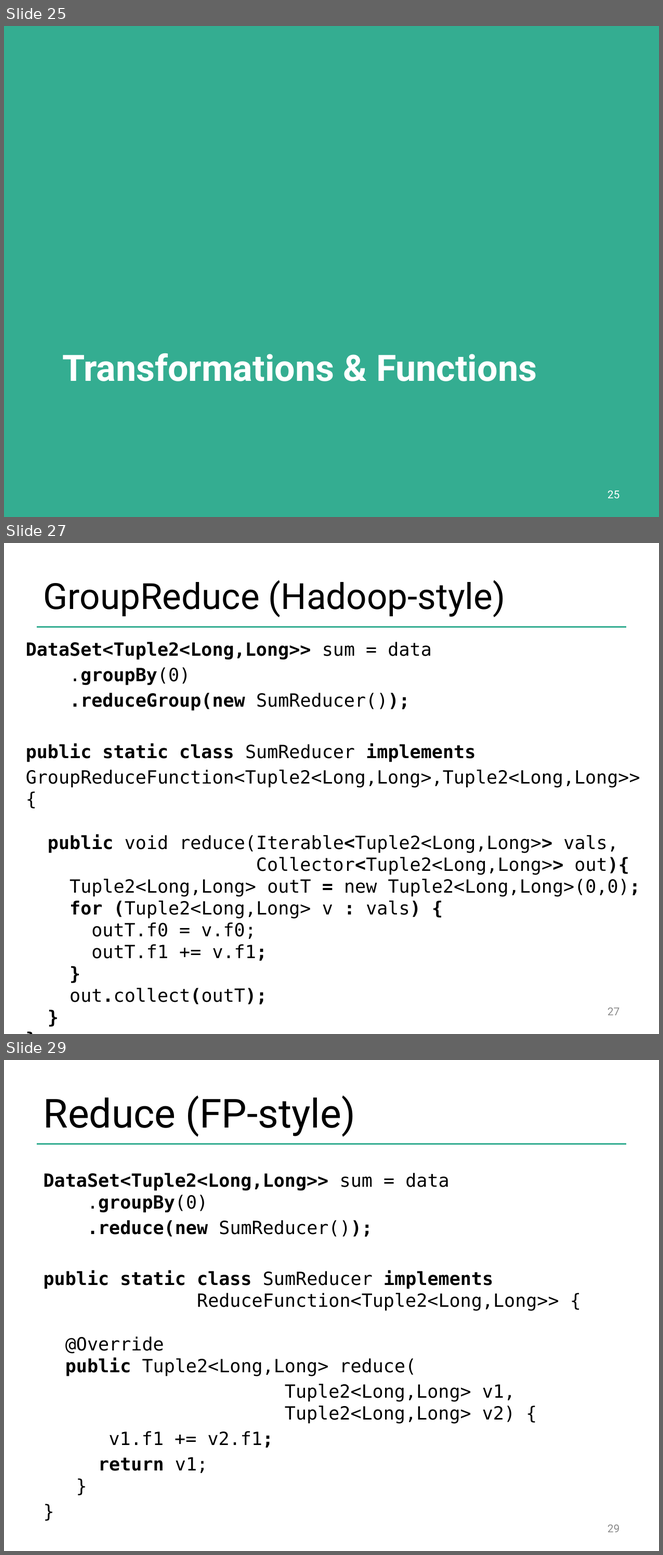
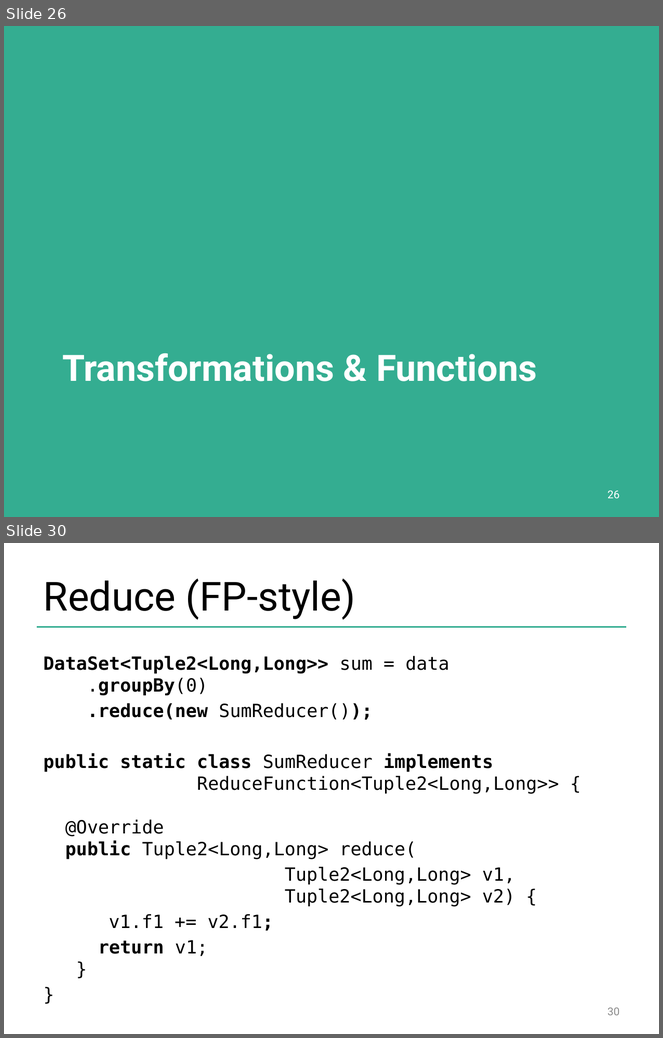
Before and after one commit to dataArtisans/flink-training-web, a slide deck: slides/flink_batch_advanced.pptx. Shown one above the other, each under a label of ours: slides 25, 27 and 29 before the commit, slides 26 and 30 after it; the slides between them are not shown. The pictures are 663x1555 and 663x1038 pixels, drawn with LibreOffice and Linux fonts; fonts in the diff are those of the drawing; background and template pictures are left out. Boxes give left, top, right and bottom in pixels: in the first picture for what was removed or moved away, otherwise in the second. Text is boxed around its words. In the diff, an @@ line names an element or a change of style, - is before the commit and + after.

```diff
--- a/slides/flink_batch_advanced.pptx
+++ b/slides/flink_batch_advanced.pptx
@@ slide 27 removed at bbox=[4, 543, 659, 1034], background #FFFFFF; not listed: 1 template element that a slide beside it also shows @@
@@ title removed at bbox=[44, 580, 506, 617] @@
-GroupReduce (Hadoop-style)
@@ text removed at bbox=[26, 642, 641, 1005] @@
-DataSet<Tuple2<Long,Long>> sum = data
-.groupBy(0)
-.reduceGroup(new SumReducer());
-public static class SumReducer implements
-GroupReduceFunction<Tuple2<Long,Long>,Tuple2<Long,Long>>{
-public void reduce(Iterable<Tuple2<Long,Long>> vals,
-Collector<Tuple2<Long,Long>> out){
-Tuple2<Long,Long> outT = new Tuple2<Long,Long>(0,0);
-for (Tuple2<Long,Long> v : vals) {
-outT.f0 = v.f0;
-outT.f1 += v.f1;
-}
-out.collect(outT);
-}
-}
@@ page number removed at bbox=[608, 1008, 620, 1016] @@
-27
@@ what was slide 25 is now slide 26 @@
@@ page number at bbox=[608, 491, 620, 499]: text changed @@
-25
+26
@@ what was slide 29 is now slide 30 @@
@@ page number at bbox=[608, 1008, 620, 1016]: text changed @@
-29
+30
```
Also in this commit, not shown: 11 slides changed, 10 slides added, 6 other slides removed.
